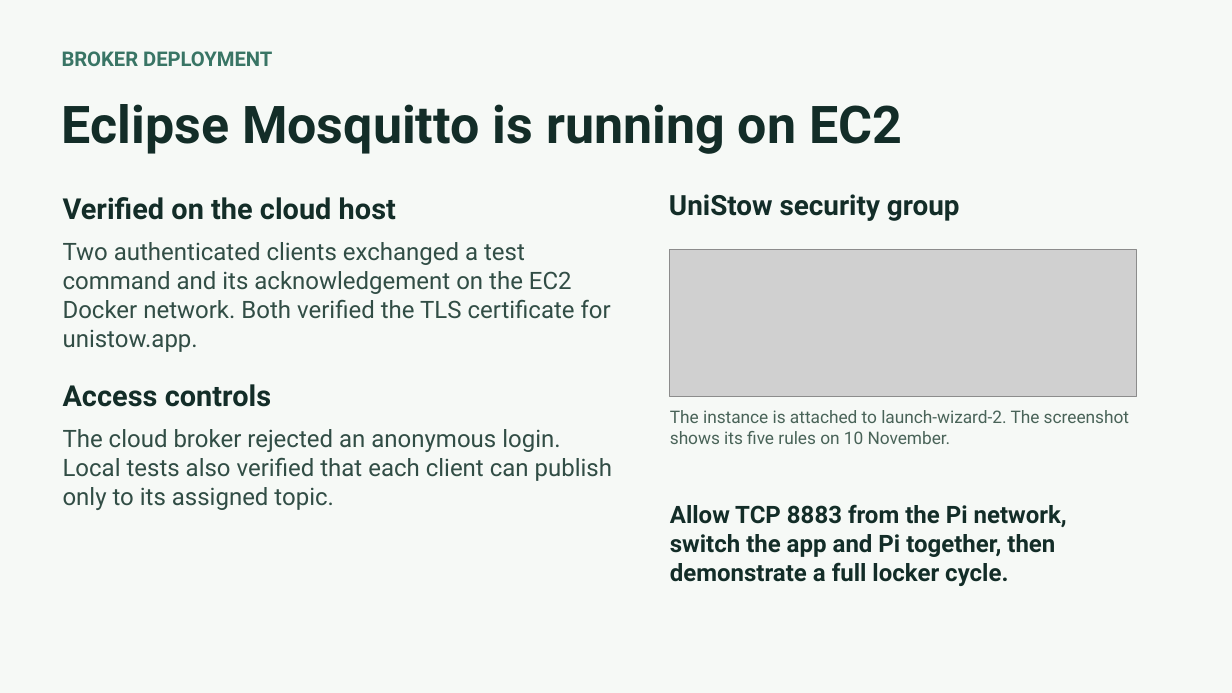
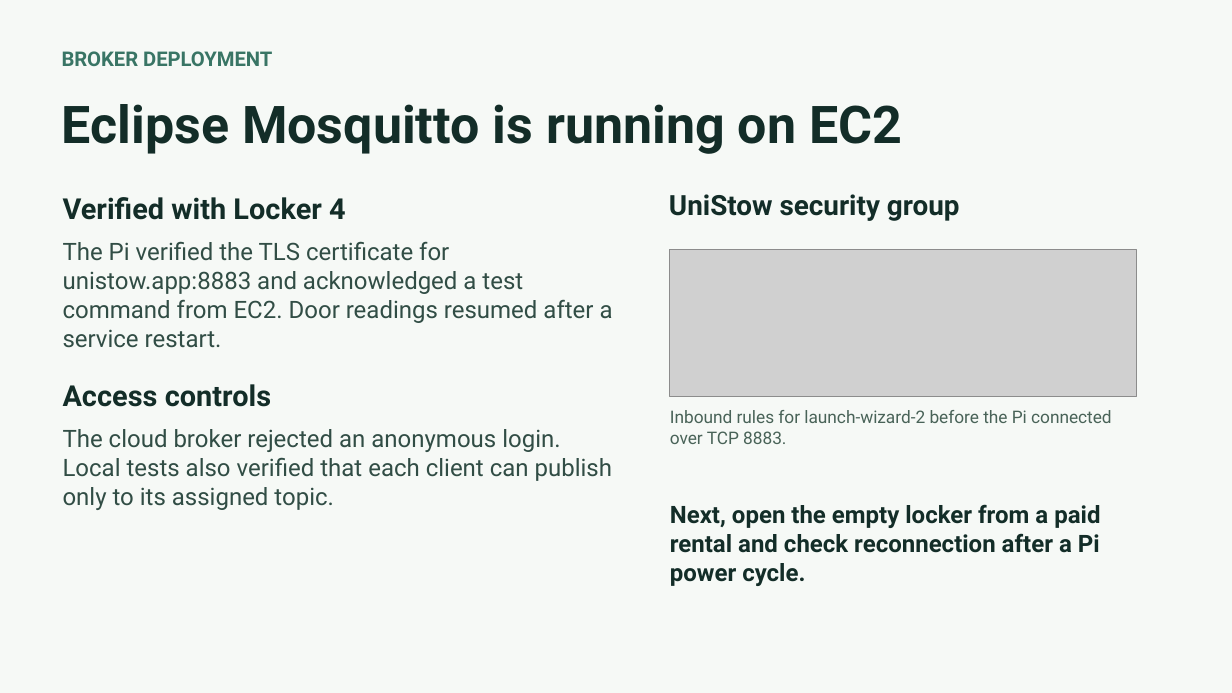
Before and after one commit to nikitsya/UniStow, a slide deck: slide 6 of docs/presentations/UniStow-Progress-Review-2026-11-11.pptx. Drawn at 1232x693 pixels with LibreOffice and Linux fonts; fonts in the diff are those of the drawing; grey boxes stand for pictures. Boxes give left, top, right and bottom in pixels: in the first picture for what was removed or moved away, otherwise in the second. Text is boxed around its words. In the diff, an @@ line names an element or a change of style, - is before the commit and + after.

Commit message:
Document the live Mosquitto deployment for Locker 4
Update the project guides and progress slides to match the system
running on EC2. Explain how FastAPI sends opening commands through
Mosquitto, how the Pi reports door state over MQTT, and how HTTPS
handles heartbeats and rental collection.

Record the Pi's acknowledgement of a test command and the return of
door readings after the controller service restarted. Update the
rental 45 evidence with the single EUR 1 overdue charge and confirmed
collection at 22:45. A physical opening from an active paid rental
and a full Pi power cycle remain to be tested.

Correct the UniStow name in the controller service description and
ignore temporary PowerPoint lock files.

```diff
--- a/docs/presentations/UniStow-Progress-Review-2026-11-11.pptx
+++ b/docs/presentations/UniStow-Progress-Review-2026-11-11.pptx
@@ text at [63,197,346,220]: text changed @@
-Verified on the cloud host
+Verified with Locker 4
@@ text at [63,241,613,323]: text changed @@
-Two authenticated clients exchanged a test command and its acknowledgement on the EC2 Docker network. Both verified the TLS certificate for unistow.app.
+The Pi verified the TLS certificate for unistow.app:8883 and acknowledged a test command from EC2. Door readings resumed after a service restart.
@@ text at [670,410,1112,444]: text changed @@
-The instance is attached to launch-wizard-2. The screenshot shows its five rules on 10 November.
+Inbound rules for launch-wizard-2 before the Pi connected over TCP 8883.
@@ text at [670,504,1100,586]: text changed @@
-Allow TCP 8883 from the Pi network, switch the app and Pi together, then demonstrate a full locker cycle.
+Next, open the empty locker from a paid rental and check reconnection after a Pi power cycle.
```
Also in this commit, not shown: 2 other slides changed, 9 other files.
